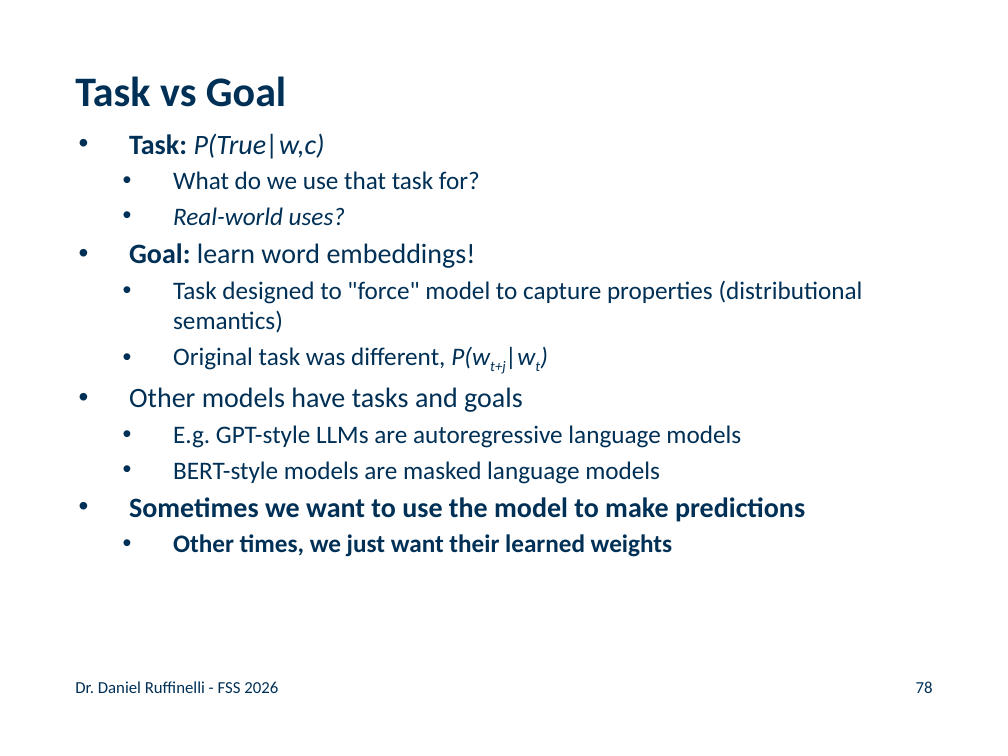
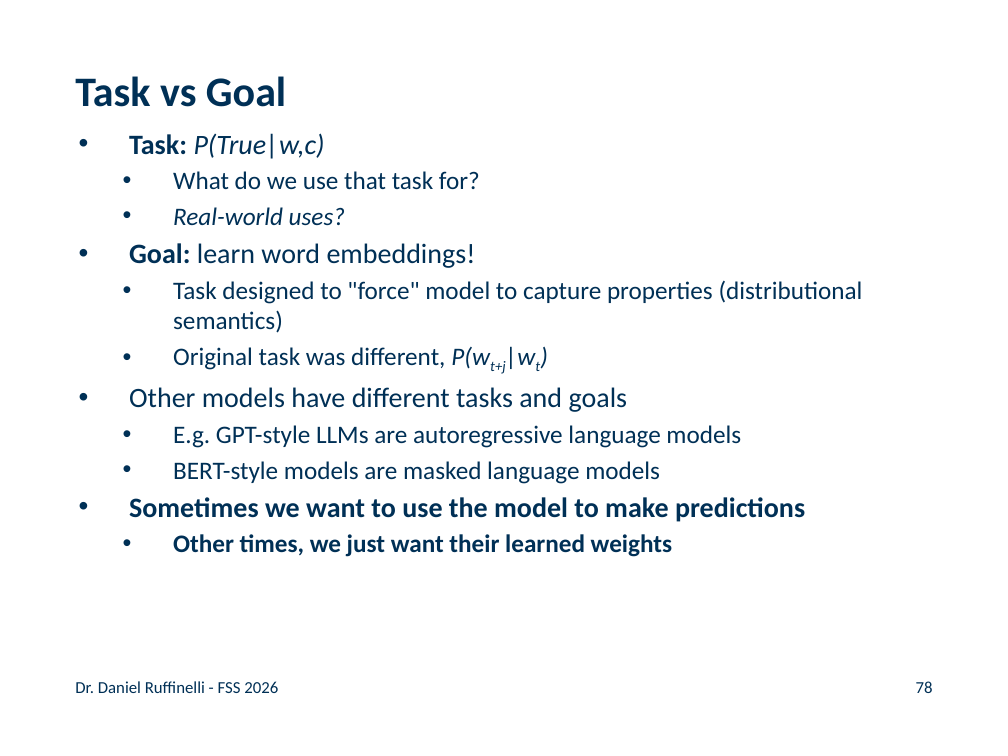
Before and after one commit to rufex2001/teaching_llms, a slide deck: slide 78 of lectures/02_ml_dl_word_embeddings/02_ml_dl_word_embeddings.pptx. Drawn at 1008x756 pixels with LibreOffice and Linux fonts; fonts in the diff are those of the drawing; background and template pictures are left out. Boxes give left, top, right and bottom in pixels: in the first picture for what was removed or moved away, otherwise in the second. Text is boxed around its words. In the diff, an @@ line names an element or a change of style, - is before the commit and + after.

```diff
--- a/lectures/02_ml_dl_word_embeddings/02_ml_dl_word_embeddings.pptx
+++ b/lectures/02_ml_dl_word_embeddings/02_ml_dl_word_embeddings.pptx
@@ text at [129, 387, 628, 412]: text changed @@
-• Other models have tasks and goals
+• Other models have different tasks and goals
```
Also in this commit, not shown: 6 other slides changed, 3 other files.
